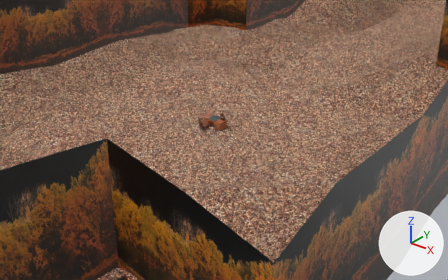
An edit to the Blender file Scenes/Mind-Place/mind_place.blend, drawn before and after from the same camera.
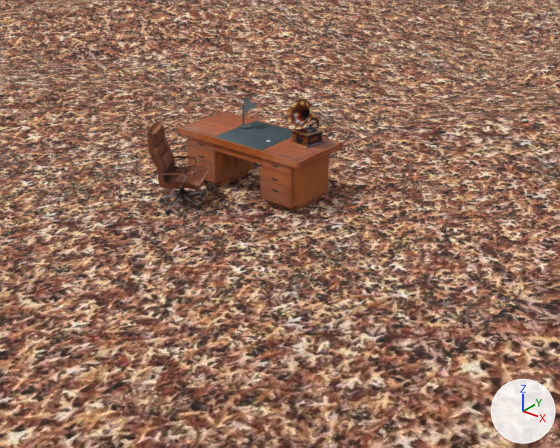
Each version is shown from a 50 mm camera at (48.68, -56.75, 35.0) aimed at (2.01, 1.59, -1.17), then close up from a 50 mm camera at (10.48, -10.17, 6.93) aimed at (1.17, 1.47, -0.28). Arrows for +X, +Y and +Z are at lower right; the lights stay in place. The last two pictures show the newer version.

The older version as bpy lines, for what is in view:
```python
ob_desk = bpy.data.objects.new('desk', me_cube)
ob_desk.location = (0.0, 2.15, 0.0)
ob_desk.scale = (1.27, 1.27, 1.27)
ob_desk_lamp = bpy.data.objects.new('desk_lamp', me_plane_003)
ob_desk_lamp.location = (-0.46, 2.37, 1.27)
ob_desk_lamp.scale = (0.355, 0.355, 0.355)
ob_grammophone = bpy.data.objects.new('grammophone', me_cube_001)
ob_grammophone.location = (1.15, 2.4, 1.27)
ob_grammophone.rotation_euler = (0.0, 0.0, 1.41)  # degrees (0, 0, 81)
ob_ground = bpy.data.objects.new('ground', me_plane)
ob_ground.location = (0.0, 0.0, 0.0)
ob_leather_chair = bpy.data.objects.new('leather_chair', me_plane_004)
ob_leather_chair.location = (-0.78, 0.49, 0.01)
ob_leather_chair.rotation_euler = (0.0, 0.0, 2.102)  # degrees (0, 0, 120)
ob_leather_chair.scale = (1.11, 0.874, 0.874)
```
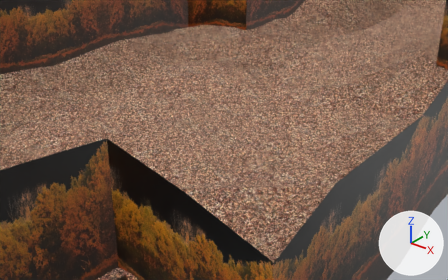
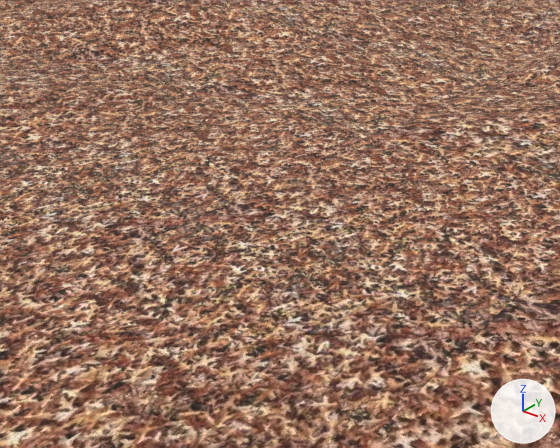
Changed parts and their boxes (x1, y1, x2, y2) in the close-ups (560 x 448 px):
```json
{"object": "desk", "change": "deleted", "before": [177, 111, 343, 211], "on screen": "brown"}
{"object": "leather_chair", "change": "deleted", "before": [147, 121, 209, 214], "on screen": "brown"}
{"object": "grammophone", "change": "deleted", "before": [287, 99, 324, 149], "on screen": "brown"}
{"object": "desk_lamp", "change": "deleted", "before": [239, 98, 257, 129]}
```

Edits to the scene script, one JSON object a line:
```json
{"op": "remove", "block": "ob_desk", "code": ["ob_desk = bpy.data.objects.new('desk', me_cube)", "ob_desk.location = (0.0, 2.15, 0.0)", "ob_desk.scale = (1.27, 1.27, 1.27)"]}
{"op": "remove", "block": "ob_desk_lamp", "code": ["ob_desk_lamp = bpy.data.objects.new('desk_lamp', me_plane_003)", "ob_desk_lamp.location = (-0.46, 2.37, 1.27)", "ob_desk_lamp.scale = (0.355, 0.355, 0.355)"]}
{"op": "remove", "block": "ob_grammophone", "code": ["ob_grammophone = bpy.data.objects.new('grammophone', me_cube_001)", "ob_grammophone.location = (1.15, 2.4, 1.27)", "ob_grammophone.rotation_euler = (0.0, 0.0, 1.41)  # degrees (0, 0, 81)"]}
{"op": "remove", "block": "ob_leather_chair", "code": ["ob_leather_chair = bpy.data.objects.new('leather_chair', me_plane_004)", "ob_leather_chair.location = (-0.78, 0.49, 0.01)", "ob_leather_chair.rotation_euler = (0.0, 0.0, 2.102)  # degrees (0, 0, 120)", "ob_leather_chair.scale = (1.11, 0.874, 0.874)"]}
```
